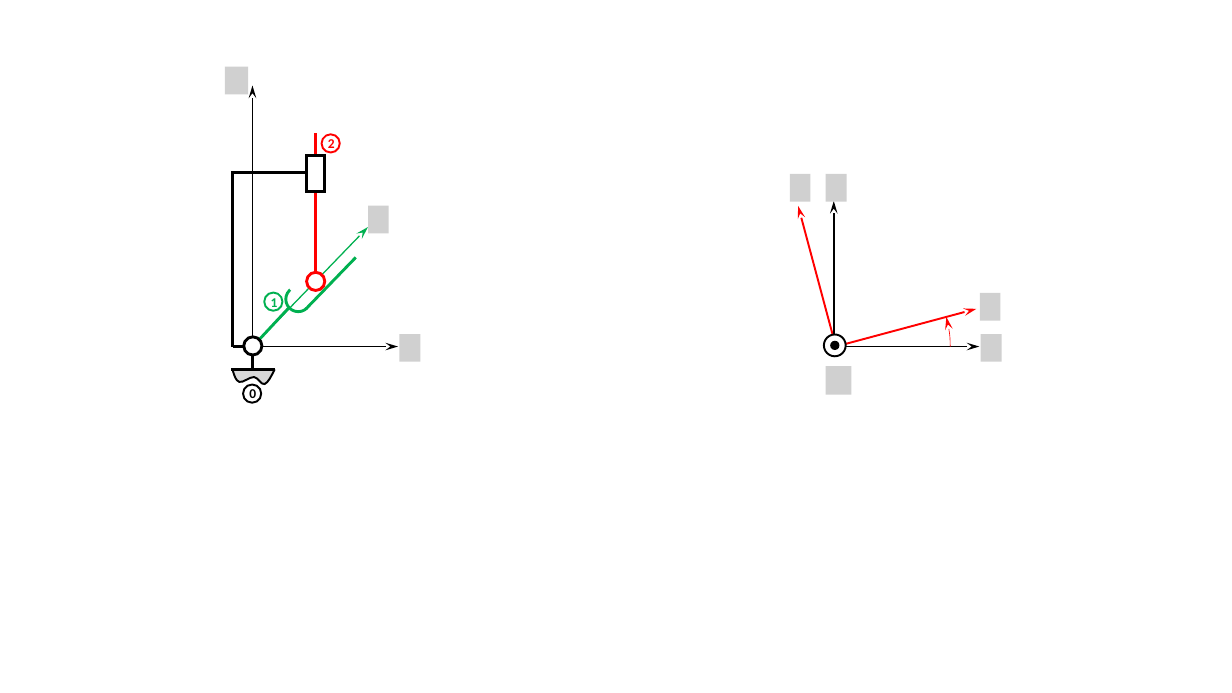
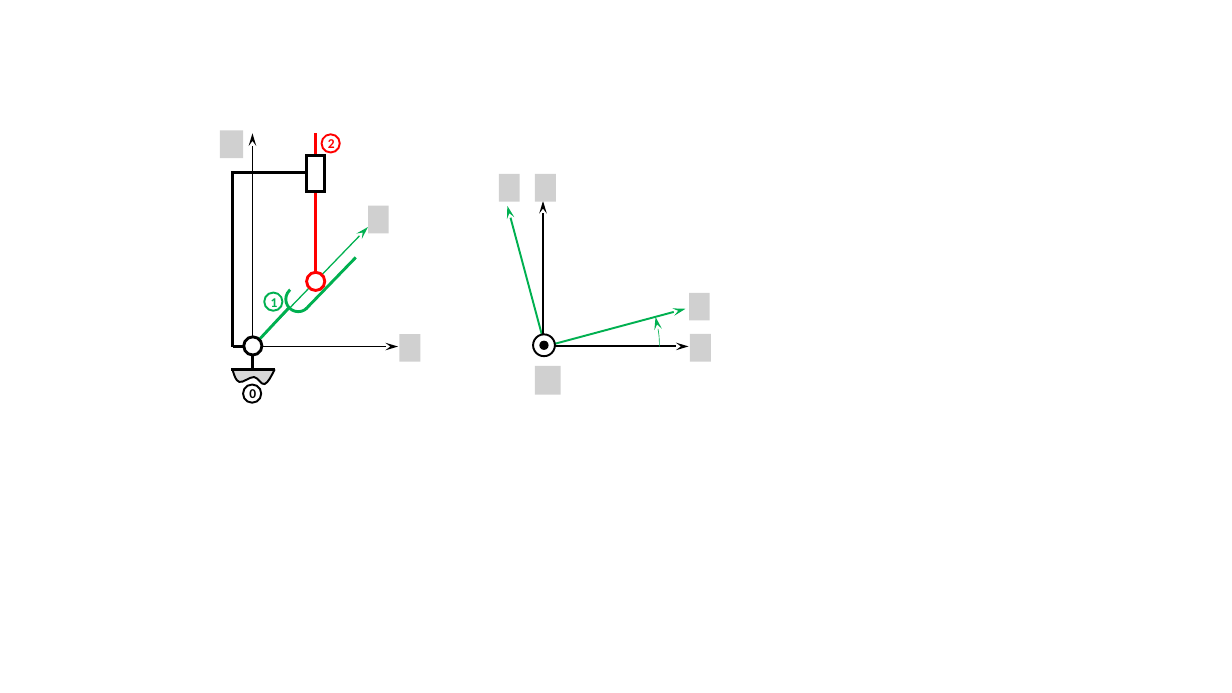
Before and after one commit to xpessoles/ExercicesCompetences, a slide deck: slide 17 of MecanismesDeBase/Figures.pptx. Drawn at 1232x693 pixels with LibreOffice and Linux fonts; fonts in the diff are those of the drawing; grey boxes stand for pictures; background and template pictures are left out. Boxes give left, top, right and bottom in pixels: in the first picture for what was removed or moved away, otherwise in the second. Text is boxed around its words. In the diff, an @@ line names an element or a change of style, - is before the commit and + after.

```diff
--- a/MecanismesDeBase/Figures.pptx
+++ b/MecanismesDeBase/Figures.pptx
@@ picture removed at (225,67,248,94) @@
@@ picture added at (220,130,243,158) @@
@@ arrow moved from (252, 347) - (252, 86) to (252, 347) - (252, 133) @@
@@ picture added at (499,174,519,201) @@
@@ picture added at (535,174,556,201) @@
@@ picture removed at (790,174,811,201) @@
@@ picture removed at (826,174,848,201) @@
@@ arrow (545, 347) - (507, 206): stroke #FF0000 1.5 pt to #00B050 1.5 pt @@
@@ arc (boxed as its full ellipse) at (427,230,660,463): outline #FF0000 0.5 pt to #00B050 0.5 pt @@
@@ picture added at (689,293,710,321) @@
@@ picture removed at (980,293,1000,321) @@
@@ 4 arrows, 2 ellipses, 1 arc (boxed as its full ellipse): place and size @@
-4 arrows, 2 ellipses, 1 arc (boxed as its full ellipse) at (717,201,980,463)
+4 arrows, 2 ellipses, 1 arc (boxed as its full ellipse) at (427,201,689,463)
@@ arrow (545, 347) - (686, 309): stroke #FF0000 1.5 pt to #00B050 1.5 pt @@
@@ picture added at (690,334,712,361) @@
@@ picture removed at (981,335,1002,362) @@
@@ picture added at (535,366,561,395) @@
@@ picture removed at (826,366,852,395) @@
```
Also in this commit, not shown: 14 other slides changed, 1 slide added, 37 other files.
